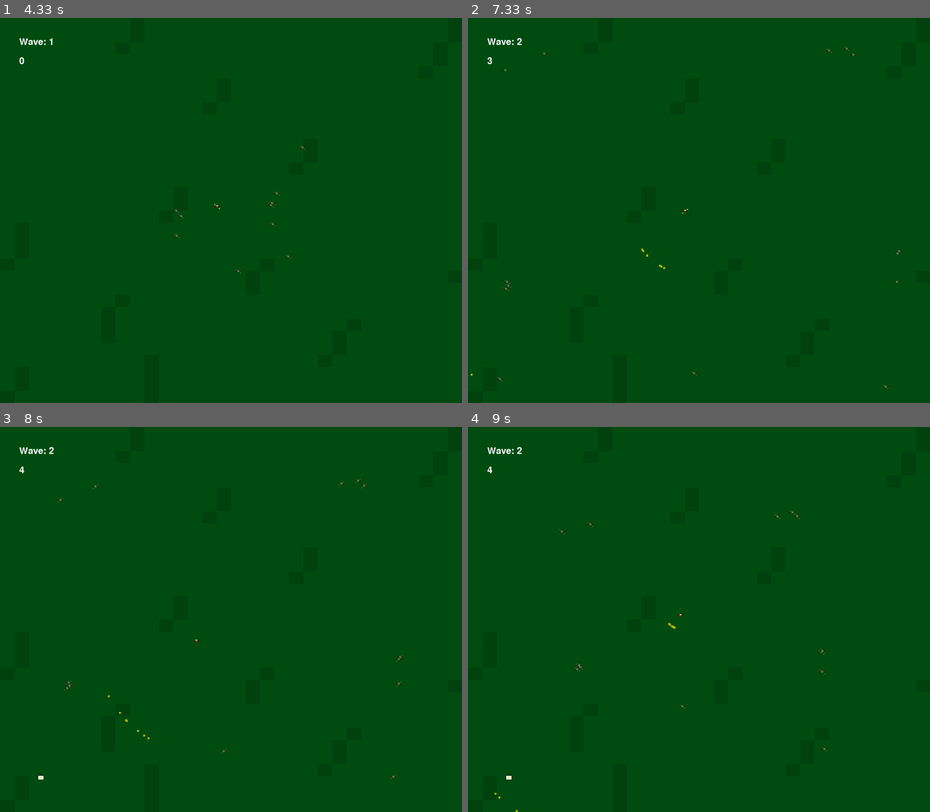
Above: before the commit, frames 1-4 (two rows, left to right).
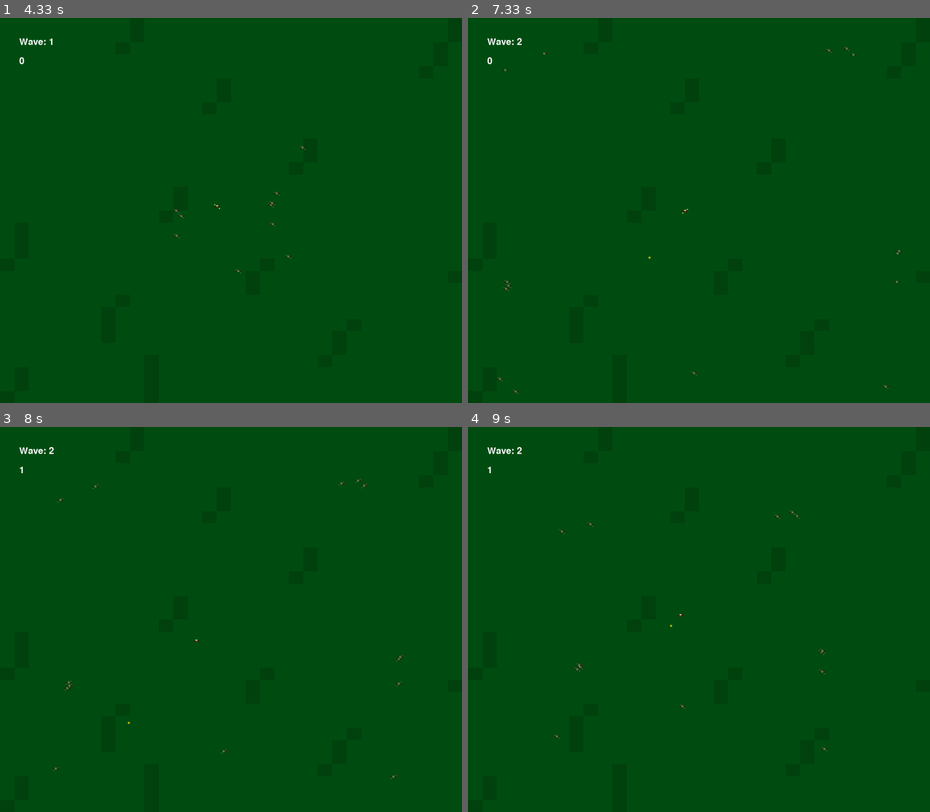
Above: after the commit, the same moments.

Repository: NotMrW/pygamesixtynine
Game: pygame game, started from main.py
Same seed, same stepped clock (60 frames per second), same inputs: the game is played once before the commit and once after it.
Inputs (mouse positions are in pixels of both pictures, inside the frame that each line leads up to):
- Up to frame 1 (4.33 s): hold E 0.33-0.87 s; hold Left 0.33-0.87 s; tap E at 0.9 s; hold Left 1.23-1.77 s; hold Down 1.8-2.1 s; hold Left 2.13-2.53 s; hold Up 2.57-2.93 s; hold E 2.97-3.6 s; hold Right 2.97-3.6 s; hold Right 3.63-4.27 s; move the mouse to (106, 191) at 4.3 s
- Up to frame 2 (7.33 s): click (574, 191) at 4.35 s; hold Down 4.63-5 s; move the mouse to (578, 329) at 4.67 s; hold Left 5.03-5.5 s; hold Right 5.53-6 s; hold Up 6.03-6.33 s; hold Right 6.37-6.83 s; hold Left from 6.87 s (still down); tap Space at 6.93, 7.23 s
- Up to frame 3 (8 s): release Left at 7.4 s; hold Down 7.43-7.73 s; tap Space at 7.5, 7.83 s; hold Left from 7.77 s (still down)
- Up to frame 4 (9 s): tap Space at 8.13, 8.27, 8.67, 8.97 s; release Left at 8.17 s; hold Up 8.2-8.57 s; hold Right from 8.6 s (still down)

Frame 1 is identical in both runs. In frame 2, less than 0.1% of the frame differs, in the area x 0-43%, y 10-98%; in frame 3, less than 0.1%, in the area x 4-33%, y 10-92%; in frame 4, less than 0.1%.

Commit message:
improved Weapon Swapping mechanics

Diff:
--- a/main.py
+++ b/main.py
@@ -149,14 +149,20 @@
                         self.code = []
                         self.index = 0
                     if event.key == pygame.K_e:
-                        if self.player.weapon == "pistol":
-                            self.player.weapon  = "automatica"
-
-                        elif self.player.weapon == "automatica":
-                            self.player.weapon  = "shotgun"
-
-                        elif self.player.weapon == "shotgun": #semi-auto
-                            self.player.weapon = "pistol"
+                        if not len(self.player.weapon_list) <= 1:
+                            if self.player.weapon == self.player.weapon_list[-1]:
+                                self.player.weapon = self.player.weapon_list[0]
+                            else:
+                                self.player.weapon = self.player.weapon_list[self.player.weapon_list.index(self.player.weapon)+1]
+
+                            #if self.player.weapon == "pistol":
+                                #self.player.weapon  = "automatica"
+
+                            #elif self.player.weapon == "automatica":
+                                #self.player.weapon  = "shotgun"
+
+                            #elif self.player.weapon == "shotgun": #semi-auto
+                                #self.player.weapon = "pistol"
 
 
 
--- a/player.py
+++ b/player.py
@@ -23,13 +23,13 @@
         self.death_image = ("sprites/manFace.png")
         self.rect = self.image.get_rect()
         self.rect.center = game.rect.center
-        self.weapon_list = ["pistol", "automatica", "devlogger"]
+        self.weapon_list = ["pistol"]
 
 
 
         #Variables regarding certain status of the player
         self.status = "none"
-        self.weapon = "shotgun" #List: pistol, automatica, devlogger
+        self.weapon = "pistol" #List: pistol, automatica, devlogger
         self.firing = False
 
 
